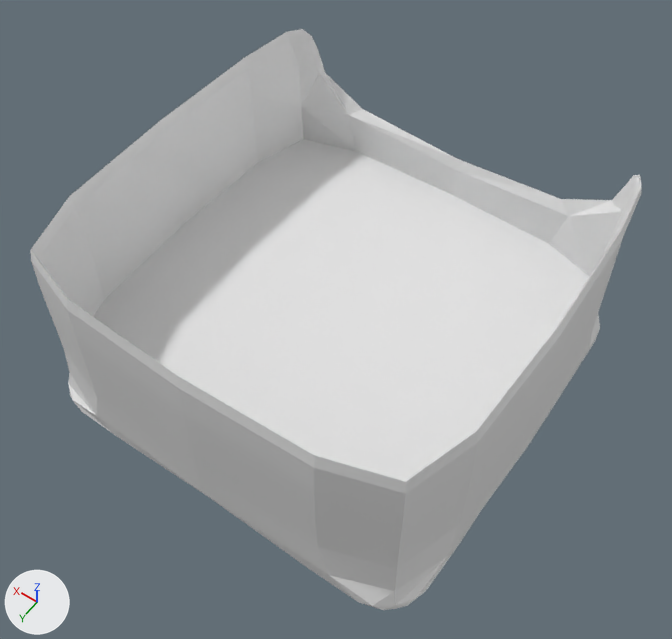
An edit to the Blender file Blend/Casa/HouseCaixadeAreia1.blend, drawn before and after from the same camera.
One viewpoint serves both versions: a camera (50 mm lens) standing at (-3.0, 4.28, 7.25) and looking at (-0.08, 0.19, 0.82). The axes (+X, +Y, +Z) are drawn at lower left. The lights are the same throughout.

The first picture shows 'HouseCaixadeAreia1'.
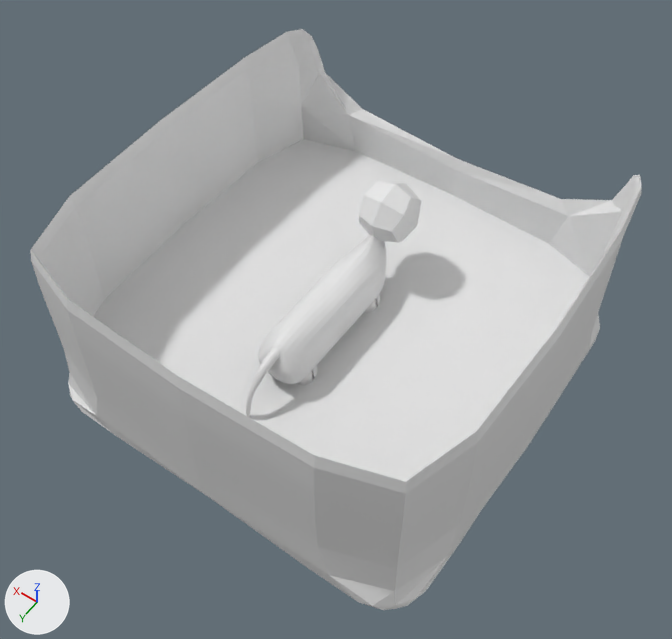
The newer file is also rescaled (x0.473), turned or shifted as a whole; pictures and numbers use the older file's frame.

Pixel boxes (x1, y1, x2, y2) of what changed, in the pictures (672 x 639 px):
'BaseCat', added
    after: (246, 181, 421, 417)

Edits to the bpy script that builds the scene:
```text
Add me_basecat:
    me_basecat.from_pydata(...)  # 4952 vertices, 4808 faces; spans x -13.4..13.8, y -0.9..75.8, z -61.1..51.9
Add ob_basecat:
    ob_basecat = bpy.data.objects.new('BaseCat', me_basecat)
    ob_basecat.location = (0.0, 0.06, 0.03)
    ob_basecat.rotation_euler = (1.571, 0.0, 0.0)  # degrees (90, 0, 0)
    ob_basecat.scale = (0.0211, 0.0211, 0.0211)
```
